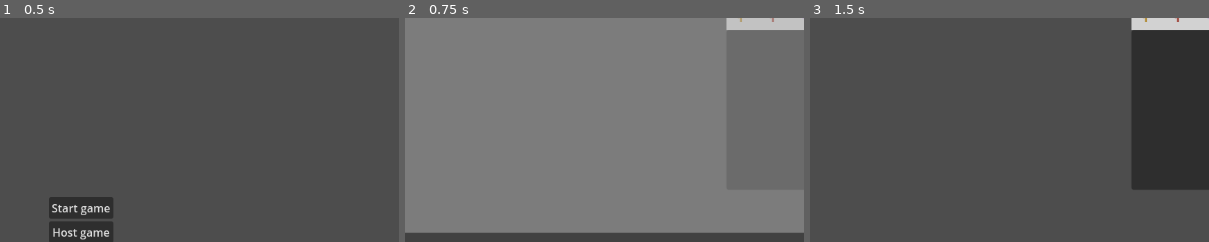
Above: before the commit, frames 1-3 (left to right).
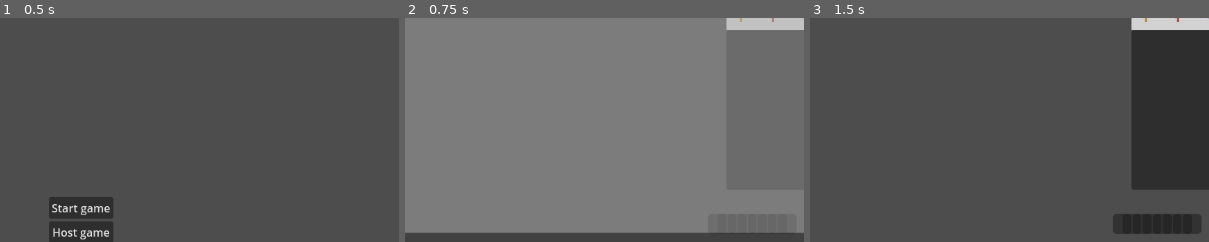
Above: after the commit, the same moments.

Repository: EVKoene/fiber
Game: Godot game, scene res://MainMenu.tscn
The game is run twice, just before and just after one commit, with the same random seed, the same clock (stepped at 60 frames per second) and the same inputs.
Inputs (mouse positions are % of the whole screen's width and height, from its top left):
- Up to frame 1 (0.5 s): no input
- Up to frame 2 (0.75 s): click "Start game" at 0.5 s
- Up to frame 3 (1.5 s): tap Enter (ui_accept) at 1.25 s; drag from (5, 14) to (60, 28) at 1.27 s
The pictures show only the part of the screen within x 40-90%, y 2-52%; the shares and areas given below are measured in that part.

Frame 1 is identical in both runs. In frame 3, 1.9% of the frame differs, in the area x 75-98%, y 87-97%.
Error before the commit: Out of bounds get index '0' (on base: 'Dictionary') (res://map/BattleMap.gd:47)
Error after the commit: Out of bounds get index '0' (on base: 'Dictionary') (res://map/BattleMap.gd:48)

Commit message:
Add progress bars

Diff:
--- a/card/CardInHand.gd
+++ b/card/CardInHand.gd
@@ -52,6 +52,8 @@
 		GameManager.remove_card_from_hand.rpc_id(
 			p_id, card_owner_id, hand_index)
 		MultiPlayerManager.set_hand_card_positions.rpc_id(p_id)
+		MultiPlayerManager.set_progress_bars.rpc_id(p_id)
+
 	queue_free()
 
 
--- a/card/CardInPlay.gd
+++ b/card/CardInPlay.gd
@@ -99,7 +99,8 @@
 
 	GameManager.turn_manager.turn_actions_enabled = true
 	TargetSelection.end_selecting()
-
+	for p_id in [GameManager.p1_id, GameManager.p2_id]:
+		MultiPlayerManager.set_progress_bars.rpc_id(p_id)
 
 
 func move_and_attack(card: CardInPlay) -> void:
--- a/manager/GameManager.gd
+++ b/manager/GameManager.gd
@@ -21,6 +21,7 @@
 var zoom_preview: ZoomPreview
 var resource_bar_p1: ResourceBar
 var resource_bar_p2: ResourceBar
+var progress_bars := {}
 var resources := {}
 
 var starting_draw: int = 3
--- a/manager/MultiPlayerManager.gd
+++ b/manager/MultiPlayerManager.gd
@@ -1,4 +1,34 @@
 extends Node
+
+
+@rpc("any_peer", "call_local")
+func set_progress_bars() -> void:
+	for p_id in [GameManager.p1_id, GameManager.p2_id]:
+		var occupied_resource_spaces := 0
+		for s in GameManager.resource_spaces:
+			if !s.card_in_this_play_space:
+				continue
+			if s.card_in_this_play_space.card_owner_id == p_id:
+				occupied_resource_spaces += 1
+
+		if (
+			occupied_resource_spaces > MapSettings.n_progress_bars
+			and GameManager.player_id == p_id
+		):
+			GameManager.battle_map.show_text("You win!")
+			get_tree().quit()
+		elif (
+			occupied_resource_spaces > MapSettings.n_progress_bars
+			and GameManager.player_id != p_id
+		):
+			GameManager.battle_map.show_text("You lose!")
+			get_tree().quit()
+
+		for b in range(len(GameManager.progress_bars[p_id])):
+			if occupied_resource_spaces > b:
+				GameManager.progress_bars[p_id][b].value = 100
+			else:
+				GameManager.progress_bars[p_id][b].value = 0
 
 
 @rpc("call_local")
--- a/map/BattleMap.gd
+++ b/map/BattleMap.gd
@@ -22,6 +22,7 @@
 	_set_resource_bars_position_and_size()
 	_set_text_containers()
 	_set_cards_in_play_and_hand_dicts()
+	_create_progress_bars()
 	if multiplayer.is_server():
 		GameManager.is_server = true
 		_add_turn_managers()
@@ -63,6 +64,7 @@
 
 
 func _create_battle_map() -> void:
+	MapSettings.n_progress_bars = map_data["SpacesToWin"]
 	_set_area_sizes()
 	_set_play_space_size()
 	_create_play_spaces()
@@ -173,6 +175,40 @@
 	add_child(rb_2)
 
 
+func _create_progress_bars() -> void:
+	GameManager.progress_bars[GameManager.p1_id] = []
+	GameManager.progress_bars[GameManager.p2_id] = []
+
+	# In the future we probably want players to get all resource spaces on their half + the ones
+	# center. For now it's total number / 2 however.
+	for p_id in [GameManager.p1_id, GameManager.p2_id]:
+		for b in MapSettings.n_progress_bars:
+			var progress_bar = ProgressBar.new()
+			var progress_bar_y_size = MapSettings.play_space_size.y / MapSettings.n_progress_bars
+			add_child(progress_bar)
+			progress_bar.custom_minimum_size.x = MapSettings.play_space_size.x / 4
+			progress_bar.custom_minimum_size.y = progress_bar_y_size
+			progress_bar.position.x = MapSettings.play_area_size.x + b * progress_bar_y_size
+			progress_bar.rotation_degrees = 90
+			progress_bar.show_percentage = false
+			var sb = StyleBoxFlat.new()
+			progress_bar.add_theme_stylebox_override("fill", sb)
+			GameManager.progress_bars[p_id].append(progress_bar)
+			match [GameManager.is_player_1, p_id]:
+				[true, GameManager.p1_id]:
+					progress_bar.position.y = MapSettings.total_screen.y / 2 + progress_bar.size.y
+					sb.bg_color = Color.hex(0x3b3be7dc)
+				[true, GameManager.p2_id]:
+					progress_bar.position.y = MapSettings.total_screen.y / 2 - progress_bar.size.y
+					sb.bg_color = Color.hex(0xf3131edc)
+				[false, GameManager.p1_id]:
+					progress_bar.position.y = MapSettings.total_screen.y / 2 - progress_bar.size.y
+					sb.bg_color = Color.hex(0x3b3be7dc)
+				[false, GameManager.p2_id]:
+					progress_bar.position.y = MapSettings.total_screen.y / 2 + progress_bar.size.y
+					sb.bg_color = Color.hex(0xf3131edc)
+
+
 func _set_text_containers() -> void:
 	$InstructionContainer.scale.x *= (MapSettings.play_space_size.x * 2) / $InstructionContainer.size.x
 	$InstructionContainer.scale.y *= (MapSettings.total_screen.y / 5) / $InstructionContainer.size.y
--- a/map/MapDatabase.gd
+++ b/map/MapDatabase.gd
@@ -6,6 +6,7 @@
 var map_data: Dictionary = {
 
 	maps.BASE_MAP: {
+		"SpacesToWin": 8,
 		"Columns": 7,
 		"Rows": 5,
 		"P2StartSpaces": [
--- a/map/MapSettings.gd
+++ b/map/MapSettings.gd
@@ -17,6 +17,7 @@
 var zoom_preview_size := Vector2(200, 200)
 var end_turn_button_size: Vector2
 var play_spaces := []
+var n_progress_bars: int
 
 
 func get_column_start_x(column) -> float:
